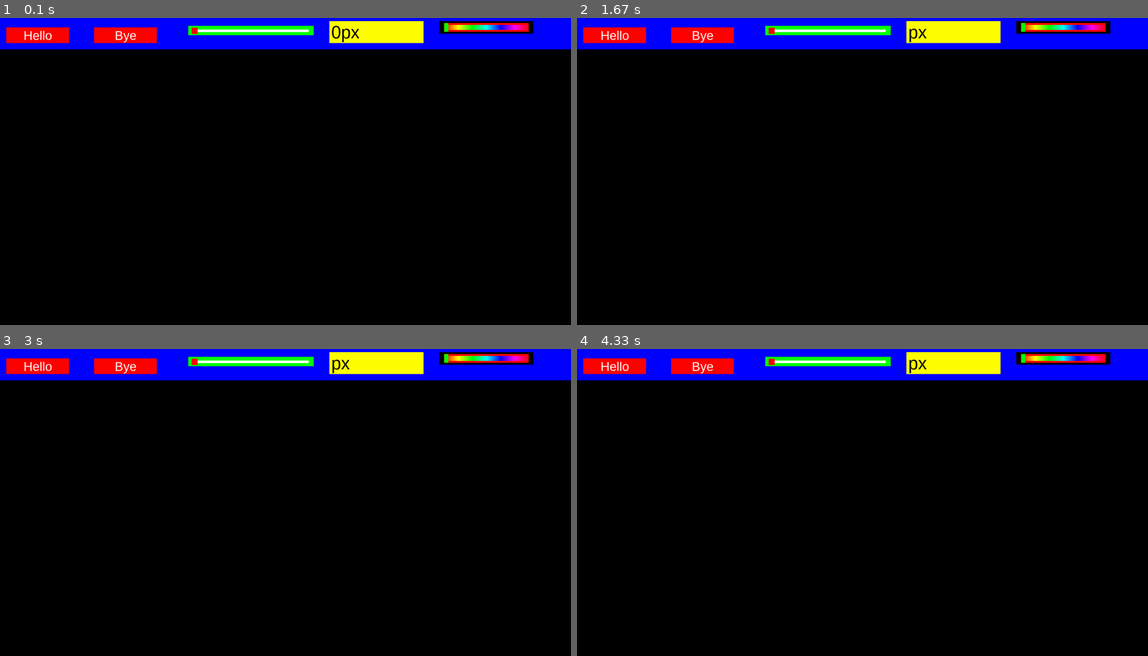
Above: before the commit, frames 1-4 (two rows, left to right).
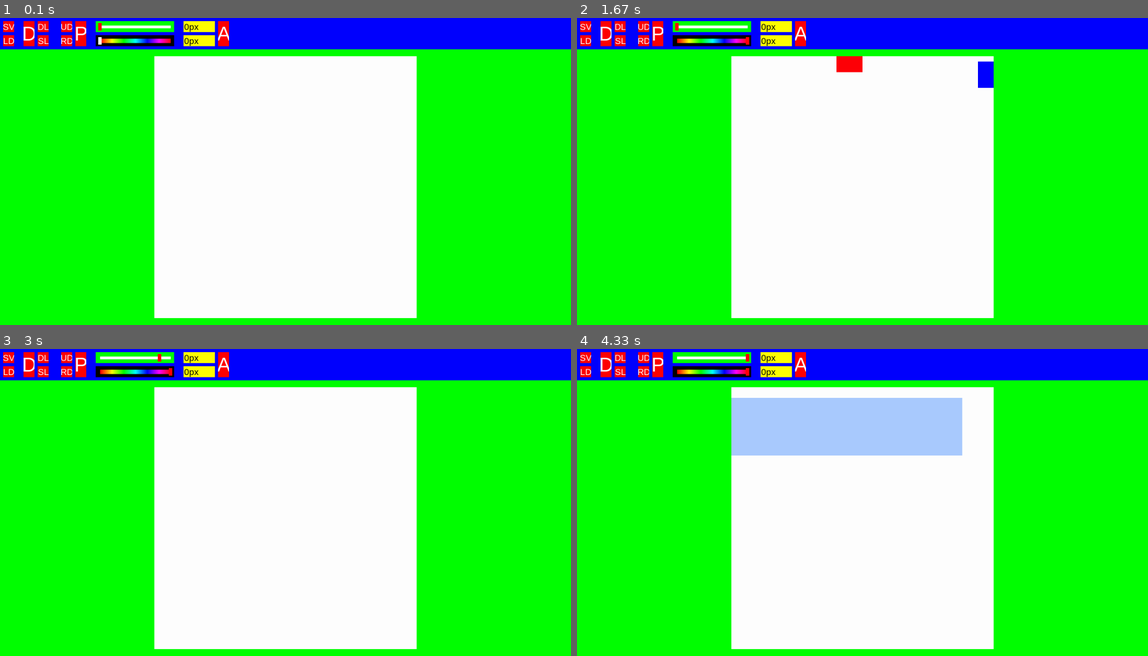
Above: after the commit, the same moments.

Repository: SimonXVB/Pixit
Game: pygame game, started from main.py
Same seed, same stepped clock (60 frames per second), same inputs: the game is played once before the commit and once after it.
Inputs (mouse positions are in pixels of both pictures, inside the frame that each line leads up to):
- Up to frame 1 (0.1 s): no input
- Up to frame 2 (1.67 s): press the mouse at (708, 39) at 0.37 s; move the mouse to (851, 57) at 0.47 s; release the mouse at (988, 76) at 0.6 s; tap Backspace at 0.67 s; click (605, 33) at 1.05 s; press the mouse at (616, 27) at 1.58 s
- Up to frame 3 (3 s): move the mouse to (159, 487) at 1.68 s; release the mouse at (274, 613) at 1.82 s; press the mouse at (131, 355) at 2.47 s; move the mouse to (148, 416) at 2.57 s; release the mouse at (159, 477) at 2.7 s; press the mouse at (39, 370) at 2.8 s; move the mouse to (68, 388) at 2.9 s
- Up to frame 4 (4.33 s): release the mouse at (674, 407) at 3.03 s; press the mouse at (708, 355) at 3.13 s; move the mouse to (833, 388) at 3.23 s; release the mouse at (959, 422) at 3.37 s; move the mouse to (662, 450) at 3.98 s; right-click (662, 450) at 4.03 s

The runs differ from the first frame. In frame 1, 95% of the frame differs, in the area x 0-100%, y 1-100%; in frame 2, 95%; in frame 3, 95%; in frame 4, 95%.

Commit message:
added partial functionality to toolbar

Diff:
--- a/Canvas/Classes/draw.py
+++ b/Canvas/Classes/draw.py
@@ -11,7 +11,7 @@
 
     def get_pixel_coords(self, event) -> dict[str, int] | None:
         GRID_X = floor((event.pos[0] - self.canvas.offset_x) / self.canvas.scale)
-        GRID_Y = floor((event.pos[1] - self.canvas.offset_y) / self.canvas.scale)
+        GRID_Y = floor((event.pos[1] - self.canvas.offset_y - 100) / self.canvas.scale)
 
         if GRID_X < 0 or GRID_X > self.canvas.canvas_width: return
         if GRID_Y < 0 or GRID_Y > self.canvas.canvas_height: return
@@ -60,7 +60,7 @@
         if coords:
             self.canvas.undo_redo.set_snapshot_rect(coords["start_x"], coords["start_y"], coords["end_x"], coords["end_y"])
 
-            pygame.draw.rect(self.canvas.canvas_surface, "red", (coords["start_x"], coords["start_y"], coords["width"], coords["height"]))
+            pygame.draw.rect(self.canvas.canvas_surface, self.canvas.color, (coords["start_x"], coords["start_y"], coords["width"], coords["height"]))
             self.canvas.render_canvas()
 
     def delete(self, event):
--- a/Canvas/canvas.py
+++ b/Canvas/canvas.py
@@ -25,26 +25,27 @@
     def __init__(self, main: "Main") -> None:
         self.main = main
 
-        self.color = "#000000"
+        self.color: pygame.Color = pygame.Color(255, 255, 255, 255)
         self.bg_color = "#ffffff"
         self.pixel_size: int = 5
         self.canvas_width: int = 50
         self.canvas_height: int = 50
+        self.toolbar_height = self.main.toolbar_height
 
         self.draw = Draw(self)
         self.zoom_pan = ZoomPan(self)
         self.select = Select(self)
         self.undo_redo = UndoRedo(self)
 
-        self.base_layer = pygame.Surface(pygame.display.get_surface().get_size())
-        self.top_layer = pygame.Surface(pygame.display.get_surface().get_size(), flags=pygame.SRCALPHA)
+        self.base_layer = pygame.Surface((self.main.window.get_width(), self.main.window.get_height() - self.toolbar_height))
+        self.top_layer = pygame.Surface(self.base_layer.get_size(), flags=pygame.SRCALPHA)
         self.top_layer.fill((0, 0, 0, 0))
 
         self.scale = (self.base_layer.get_height() / self.canvas_height) * 0.95
         self.baseline_scale = self.scale
 
-        self.offset_x = 0
-        self.offset_y = 0
+        self.offset_x = (self.base_layer.get_width() / 2) - ((self.canvas_width * self.scale) / 2)
+        self.offset_y = (self.base_layer.get_height() / 2) - ((self.canvas_height * self.scale) / 2)
 
         self.select_coords = {}
         self.copied_area: "pygame.Surface | None" = None
@@ -73,39 +74,45 @@
 
     def mouse_down(self, event):
         if event.button == 1:
+                if self.main.interaction_state == "draw":
+                    self.draw.draw(event)
+                elif self.main.interaction_state == "delete":
+                    self.draw.delete(event)
+                elif self.main.interaction_state == "select":
+                    self.select.select()
+
                 if self.paste_box and self.paste_box.collision() == "node":
                     self.paste_box.begin_scale()
                 elif self.paste_box and self.paste_box.collision() == "copied_area":
                     self.paste_box.begin_move()
-                else:
-                    if self.paste_box:
-                        self.paste_box.commit_paste()
-                    self.draw.draw(event)
+
+                if self.paste_box:
+                    self.paste_box.commit_paste()
         elif event.button == 2:
             self.zoom_pan.begin_pan()
         elif event.button == 3:
-            #self.draw.delete(event)
-            self.select.select()
+            self.draw.delete(event)
 
     def mouse_motion(self, event):
         if event.buttons == (1, 0, 0):
+            if self.main.interaction_state == "draw":
+                self.draw.cursor(event)
+                self.draw.draw(event)
+            elif self.main.interaction_state == "delete":
+                self.draw.cursor(event)
+                self.draw.delete(event)
+            elif self.main.interaction_state == "select":
+                self.select.select()
+
             if self.paste_box and self.paste_box.is_scaling:
                 self.paste_box.scale()
             elif self.paste_box and self.paste_box.is_moving:
                 self.paste_box.move()
-            else:
-                #self.select.select()
-                self.draw.cursor(event)
-                self.draw.draw(event)
         elif event.buttons == (0, 1, 0):
             self.zoom_pan.pan()
         elif event.buttons == (0, 0, 1):
-            # self.draw.cursor(event)
-            # self.draw.delete(event)
-            self.select.select()
-        else:
-            pass
             self.draw.cursor(event)
+            self.draw.delete(event)
 
     def mouse_up(self):
         self.undo_redo.create_snapshot()
@@ -133,6 +140,27 @@
             if self.select_coords:
                 self.select.delete()
 
+    def set_canvas_size(self, x: int, y: int):
+        self.canvas_width = x
+        self.canvas_height = y
+
+        new_canvas = pygame.Surface((x, y))
+        new_canvas.fill("white")
+        new_canvas.blit(self.canvas_surface, (0, 0))
+
+        self.canvas_surface = new_canvas
+
+        self.scale = (self.base_layer.get_height() / self.canvas_height) * 0.95
+        self.baseline_scale = self.scale
+
+        self.offset_x = (self.base_layer.get_width() / 2) - ((self.canvas_width * self.scale) / 2)
+        self.offset_y = (self.base_layer.get_height() / 2) - ((self.canvas_height * self.scale) / 2)
+
+        self.temp_surface = pygame.Surface((self.canvas_width, self.canvas_height), flags=pygame.SRCALPHA)
+        self.temp_surface.fill((0, 0, 0, 0))
+
+        self.render_canvas()
+
     def render_canvas(self):
         pixel_offset_x = ((((self.offset_x * -1) / self.scale) - floor((self.offset_x * -1) / self.scale)) * self.scale) * -1
         pixel_offset_y = ((((self.offset_y * -1) / self.scale) - floor((self.offset_y * -1) / self.scale)) * self.scale) * -1
@@ -186,4 +214,4 @@
         self.base_layer.fill("green")
         self.base_layer.blit(scaled_surface, (x, y))
         self.base_layer.blit(self.top_layer, (0, 0))
-        self.main.window.blit(self.base_layer, (0, 0))
+        self.main.window.blit(self.base_layer, (0, self.toolbar_height))
--- a/Toolbar/Classes/color_picker.py
+++ b/Toolbar/Classes/color_picker.py
@@ -9,19 +9,24 @@
     def __init__(self, toolbar: "Toolbar", width: int, height: int, pos_x: int, pos_y: int, event: "Callable[[], None]") -> None:
         self.toolbar = toolbar
 
-        self.color_picker: pygame.Surface | None = None
 
         self.width = width
         self.height = height
         self.pos_x = pos_x
         self.pos_y = pos_y
-
         self.event = event
 
-        self.is_moving = False
+        self.value: float = 0
+        self.color: "pygame.Color" = pygame.Color(255, 255, 255, 255)
+        self.is_moving: bool = False
 
-        self.gradient_width = int(width * 0.9)
-        self.gradient_height = int(height * 0.4)
+        self.color_picker: pygame.Surface = pygame.Surface((self.width, self.height))
+
+        self.gradient_container = pygame.Surface((self.width * 0.95, self.height * 0.7))
+        self.thumb_width = self.gradient_container.get_width() * 0.05
+
+        self.gradient_width = int(self.gradient_container.get_width() - self.thumb_width)
+        self.gradient_height = int(self.height * 0.4)
 
         self.gradient = pygame.Surface((self.gradient_width, self.gradient_height))
 
@@ -32,32 +37,57 @@
 
         self.update()
 
-    def update(self, thumb_value: float = 0):
+    def update(self):
         assert self.toolbar.toolbar_surface
 
-        self.color_picker = pygame.Surface((self.width, self.height))
-
-        self.gradient_container = pygame.Surface((self.gradient_width, self.height * 0.7))
         gradient_container_center = self.gradient_container.get_rect(center=(self.width / 2, self.height / 2))
-        self.gradient_container.fill("red")
+        self.gradient_container.fill("black")
 
         lower_limit = ((self.gradient_container.get_width() * 0.05) / 2) / self.gradient_container.get_width()
         upper_limit = 1 - (((self.gradient_container.get_width() * 0.05) / 2) / self.gradient_container.get_width())
 
-        if thumb_value >= upper_limit: thumb_value = upper_limit
-        if thumb_value <= lower_limit: thumb_value = lower_limit
+        position = self.value
 
-        self.thumb = pygame.Surface((self.gradient_container.get_width() * 0.05, self.gradient_container.get_height()))
-        self.thumb.fill("green")
-        thumb_position = self.thumb.get_rect(center=(self.gradient_container.get_width() * thumb_value, self.gradient_container.get_height() / 2))
+        if position >= upper_limit: position = upper_limit
+        if position <= lower_limit: position = lower_limit
+
+        thumb = pygame.Surface((self.gradient_container.get_width() * 0.05, self.gradient_container.get_height()))
+        thumb_position = thumb.get_rect(center=(self.gradient_container.get_width() * position, self.gradient_container.get_height() / 2))
+        thumb.fill(self.color)
 
         gradient_center = self.gradient.get_rect(center=(self.gradient_container.get_width() / 2, self.gradient_container.get_height() / 2))
 
         self.gradient_container.blit(self.gradient, gradient_center)
-        self.gradient_container.blit(self.thumb, thumb_position)
+        self.gradient_container.blit(thumb, thumb_position)
 
         self.color_picker.blit(self.gradient_container, gradient_container_center)
         self.toolbar.toolbar_surface.blit(self.color_picker, (self.pos_x, self.pos_y))
+
+    def set_value(self):
+        assert self.color_picker
+        assert self.gradient_container
+
+        if not self.is_moving: return
+
+        left_pos = (self.pos_x + ((self.color_picker.get_width() - self.gradient_container.get_width()) / 2)) + (self.thumb_width / 2)
+        right_pos = (left_pos + self.gradient_container.get_width()) - (self.thumb_width / 2)
+
+        value = (pygame.mouse.get_pos()[0] - left_pos) / (right_pos - left_pos)
+
+        if value < 0: value = 0
+        if value > 1: value = 1
+
+        self.value = value
+
+        range = int((right_pos - left_pos) * value)
+        if range >= self.gradient.get_width(): range = self.gradient.get_width() - 1
+        if range < 0: range = 0
+
+        self.color = self.gradient.get_at((range, int(self.gradient.get_height() / 2)))
+
+        self.event()
+        self.update()
+        self.toolbar.update()
 
     def track_collision(self):
         assert self.gradient_container
@@ -72,16 +102,5 @@
     def end_move(self):
         self.is_moving = False
 
-    def set_value(self):
-        assert self.color_picker
-        assert self.gradient_container
-
-        if not self.is_moving: return
-
-        track_left_pos = self.pos_x + ((self.color_picker.get_width() - self.gradient_container.get_width()) / 2)
-        track_right_pos = track_left_pos + self.gradient_container.get_width()
-
-        value = (pygame.mouse.get_pos()[0] - track_left_pos) / (track_right_pos - track_left_pos)
-
-        self.update(value)
-        self.toolbar.update()
+    def get_color(self) -> "pygame.Color":
+        return self.color
--- a/Toolbar/Classes/input.py
+++ b/Toolbar/Classes/input.py
@@ -11,7 +11,7 @@
 
         self.input: pygame.Surface | None = None
 
-        self.content = "0"
+        self.value = "0"
         self.is_focused = False
 
         self.width = width
@@ -41,7 +41,7 @@
         self.input = pygame.Surface((self.width, self.height))
         self.input.fill("yellow")
 
-        font = pygame.font.SysFont("Arial", int(self.height * 0.80)).render(self.content + "px", True, "Black")
+        font = pygame.font.SysFont("Arial", int(self.height * 0.80)).render(self.value + "px", True, "Black")
         center = font.get_rect(center=(self.width / 2, self.height / 2))
 
         self.input.blit(font, (self.width * 0.02, center[1]))
@@ -51,13 +51,21 @@
     def add_input(self, event):
         if not self.is_focused: return
 
-        if event.unicode.isnumeric() and len(self.content) < 4:
-            self.content += event.unicode
+        if event.unicode.isnumeric() and len(self.value) < 4:
+            self.value += event.unicode
 
         self.update()
 
     def remove_input(self):
-        if not self.is_focused and len(self.content) < 0: return
+        if not self.is_focused or len(self.value) < 0: return
 
-        self.content = self.content[:-1]
+        self.value = self.value[:-1]
         self.update()
+
+    def get_value(self) -> int:
+        return int(self.value)
+
+    def set_value(self, value: str):
+        if self.value.isnumeric():
+            self.value = value
+            self.update()
--- a/Toolbar/Classes/slider.py
+++ b/Toolbar/Classes/slider.py
@@ -9,53 +9,69 @@
     def __init__(self, toolbar: "Toolbar", width: int, height: int, pos_x: int, pos_y: int, event: "Callable[[], None]") -> None:
         self.toolbar = toolbar
 
-        self.slider: pygame.Surface | None = None
-        self.track_container: pygame.Surface | None = None
-        self.thumb: pygame.Surface | None = None
+        self.width = width
+        self.height = height
+        self.pos_x = pos_x
+        self.pos_y = pos_y
+        self.event = event
 
-        self.width: int = width
-        self.height: int = height
-        self.pos_x: int = pos_x
-        self.pos_y: int = pos_y
+        self.value: float = 0
+        self.is_moving: bool = False
 
-        self.is_moving = False
+        self.slider: pygame.Surface = pygame.Surface((self.width, self.height))
+        self.slider.fill("green")
 
-        self.event = event
+        self.track_container: pygame.Surface = pygame.Surface((self.width * 0.95, self.height * 0.7))
+        self.thumb_width = self.track_container.get_width() * 0.05
 
         self.update()
 
-    def update(self, thumb_value: float = 0):
+    def update(self):
         assert self.toolbar.toolbar_surface
 
-        self.slider = pygame.Surface((self.width, self.height))
-        self.slider.fill("green")
+        track_container_center = self.track_container.get_rect(center=(self.width / 2, self.height / 2))
+        self.track_container.fill("green")
 
-        track_container = pygame.Surface((self.width * 0.95, self.height * 0.7))
-        track_container_center = track_container.get_rect(center=(self.width / 2, self.height / 2))
-        track_container.fill("green")
+        position = self.value
+        lower_limit = (self.thumb_width / 2) / self.track_container.get_width()
+        upper_limit = 1 - ((self.thumb_width / 2) / self.track_container.get_width())
 
-        track = pygame.Surface((track_container.get_width() * 0.97, track_container.get_height() * 0.4))
-        track_center = track.get_rect(center=(track_container.get_width() / 2, track_container.get_height() / 2))
+        if position >= upper_limit: position = upper_limit
+        if position <= lower_limit: position = lower_limit
+
+        track = pygame.Surface((self.track_container.get_width() - self.thumb_width, self.track_container.get_height() * 0.4))
+        track_center = track.get_rect(center=(self.track_container.get_width() / 2, self.track_container.get_height() / 2))
         track.fill("white")
 
-        lower_limit = ((track_container.get_width() * 0.05) / 2) / track_container.get_width()
-        upper_limit = 1 - (((track_container.get_width() * 0.05) / 2) / track_container.get_width())
-
-        if thumb_value >= upper_limit: thumb_value = upper_limit
-        if thumb_value <= lower_limit: thumb_value = lower_limit
-
-        thumb = pygame.Surface((track_container.get_width() * 0.05, track_container.get_height()))
-        thumb_position = thumb.get_rect(center=(track_container.get_width() * thumb_value, track_container.get_height() / 2))
+        thumb = pygame.Surface((self.thumb_width, self.track_container.get_height()))
+        thumb_position = thumb.get_rect(center=(self.track_container.get_width() * position, self.track_container.get_height() / 2))
         thumb.fill("red")
 
-        track_container.blit(track, track_center)
-        track_container.blit(thumb, thumb_position)
+        self.track_container.blit(track, track_center)
+        self.track_container.blit(thumb, thumb_position)
 
-        self.slider.blit(track_container, track_container_center)
+        self.slider.blit(self.track_container, track_container_center)
         self.toolbar.toolbar_surface.blit(self.slider, (self.pos_x, self.pos_y))
 
-        self.track_container = track_container
-        self.thumb = thumb
+    def set_value(self):
+        assert self.slider
+        assert self.track_container
+
+        if not self.is_moving: return
+
+        left_pos = (self.pos_x + ((self.slider.get_width() - self.track_container.get_width()) / 2)) + (self.thumb_width / 2)
+        right_pos = (left_pos + self.track_container.get_width()) - (self.thumb_width / 2)
+
+        value = (pygame.mouse.get_pos()[0] - left_pos) / (right_pos - left_pos)
+
+        if value < 0: value = 0
+        if value > 1: value = 1
+
+        self.value = value
+
+        self.event()
+        self.update()
+        self.toolbar.update()
 
     def track_collision(self):
         assert self.track_container
@@ -70,16 +86,5 @@
     def end_move(self):
         self.is_moving = False
 
-    def set_value(self):
-        if not self.is_moving: return
-
-        assert self.slider
-        assert self.track_container
-
-        track_left_pos = self.pos_x + ((self.slider.get_width() - self.track_container.get_width()) / 2)
-        track_right_pos = track_left_pos + self.track_container.get_width()
-
-        value = (pygame.mouse.get_pos()[0] - track_left_pos) / (track_right_pos - track_left_pos)
-
-        self.update(value)
-        self.toolbar.update()
+    def get_value(self) -> float:
+        return self.value
--- a/Toolbar/toolbar.py
+++ b/Toolbar/toolbar.py
@@ -6,23 +6,34 @@
 from Toolbar.Classes.color_picker import ColorPicker
 
 if TYPE_CHECKING:
-    import main
+    from main import Main
+    from Canvas.canvas import Canvas
 
 class Toolbar:
-    def __init__(self, main: "main.Main") -> None:
+    def __init__(self, main: "Main", canvas: "Canvas") -> None:
         self.main = main
+        self.canvas = canvas
 
         self.toolbar_surface: pygame.Surface | None = pygame.Surface((self.main.window.get_width(), 100))
         self.toolbar_surface.fill("blue")
 
         self.buttons = {
-            "button": Button(self, 200, 50, 20, 30, "Hello", lambda: print("button test")),
-            "button1": Button(self, 200, 50, 300, 30, "Bye", lambda: print("button test1"))
+            "Save": Button(self, 35, 35, 10, 10, "SV", lambda: print("Save")),
+            "Load": Button(self, 35, 35, 10, 55, "LD", lambda: print("Load")),
+            "Draw": Button(self, 35, 80, 75, 10, "D", lambda: self.main.set_interaction_state("draw")),
+            "Delete": Button(self, 35, 35, 120, 10, "DL", lambda: self.main.set_interaction_state("delete")),
+            "Select": Button(self, 35, 35, 120, 55, "SL", lambda: self.main.set_interaction_state("select")),
+            "Undo": Button(self, 35, 35, 195, 10, "UD", lambda: self.canvas.undo_redo.undo()),
+            "Redo": Button(self, 35, 35, 195, 55, "RD", lambda: self.canvas.undo_redo.redo()),
+            "Paste": Button(self, 35, 80, 240, 10, "P", lambda: self.canvas.select.paste()),
+            "Apply": Button(self, 35, 80, 695, 10, "A", lambda: self.canvas.set_canvas_size(self.x_input.get_value(), self.y_input.get_value())),
         }
 
-        self.slider = Slider(self, 400, 30, 600, 25, lambda: print("slider test"))
-        self.input = Input(self, 300, 70, 1050, 10, lambda: print("input1 test"))
-        self.color_picker = ColorPicker(self, 300, 40, 1400, 10, lambda: print("picker"))
+        self.size_slider = Slider(self, 250, 35, 305, 10, lambda: self.main.set_brush_size(self.size_slider.get_value()))
+        self.color_picker = ColorPicker(self, 250, 35, 305, 55, lambda: self.main.set_color(self.color_picker.get_color()))
+
+        self.x_input = Input(self, 100, 35, 585, 10, lambda: print("X Input"))
+        self.y_input = Input(self, 100, 35, 585, 55, lambda: print("Y Input"))
 
         self.update()
 
@@ -36,17 +47,20 @@
                 for element in self.buttons.values():
                     element.click()
 
-                self.slider.begin_move()
+                self.size_slider.begin_move()
                 self.color_picker.begin_move()
-                self.input.set_focus()
+                self.x_input.set_focus()
+                self.y_input.set_focus()
             elif event.type == pygame.MOUSEMOTION:
-                self.slider.set_value()
+                self.size_slider.set_value()
                 self.color_picker.set_value()
             elif event.type == pygame.MOUSEBUTTONUP:
-                self.slider.end_move()
+                self.size_slider.end_move()
                 self.color_picker.end_move()
             elif event.type == pygame.KEYDOWN:
-                self.input.add_input(event)
+                self.x_input.add_input(event)
+                self.y_input.add_input(event)
 
                 if event.key == pygame.K_BACKSPACE:
-                    self.input.remove_input()
+                    self.x_input.remove_input()
+                    self.y_input.remove_input()
--- a/main.py
+++ b/main.py
@@ -1,3 +1,4 @@
+from math import ceil
 import pygame
 from sys import exit
 from Canvas.canvas import Canvas
@@ -11,13 +12,33 @@
         #init
         self.window = pygame.display.set_mode((1820, 980), vsync=1)
 
-        self.toolbar = Toolbar(main=self)
-        #self.canvas = Canvas(main=self)
+        self.toolbar_height = 100
+        self.interaction_state = "draw"
+
+        self.canvas = Canvas(main=self)
+        self.toolbar = Toolbar(main=self, canvas=self.canvas)
 
         self.clock = pygame.time.Clock()
 
         #start the event loop
         self.event_loop()
+
+    def set_interaction_state(self, state: str):
+        self.interaction_state = state
+
+    def set_brush_size(self, value: float):
+        min = 1
+        max = 150
+
+        new_size = int(max * value)
+
+        if new_size > max: new_size = max
+        if new_size < min: new_size = min
+
+        self.canvas.pixel_size = new_size
+
+    def set_color(self, color: pygame.Color):
+        self.canvas.color = color
 
     def event_loop(self):
         while True:
@@ -28,8 +49,8 @@
                     pygame.quit()
                     exit()
 
-            #self.canvas.event_poll(events)
             self.toolbar.event_poll(events)
+            self.canvas.event_poll(events)
 
             #print(self.clock.get_fps())
 
